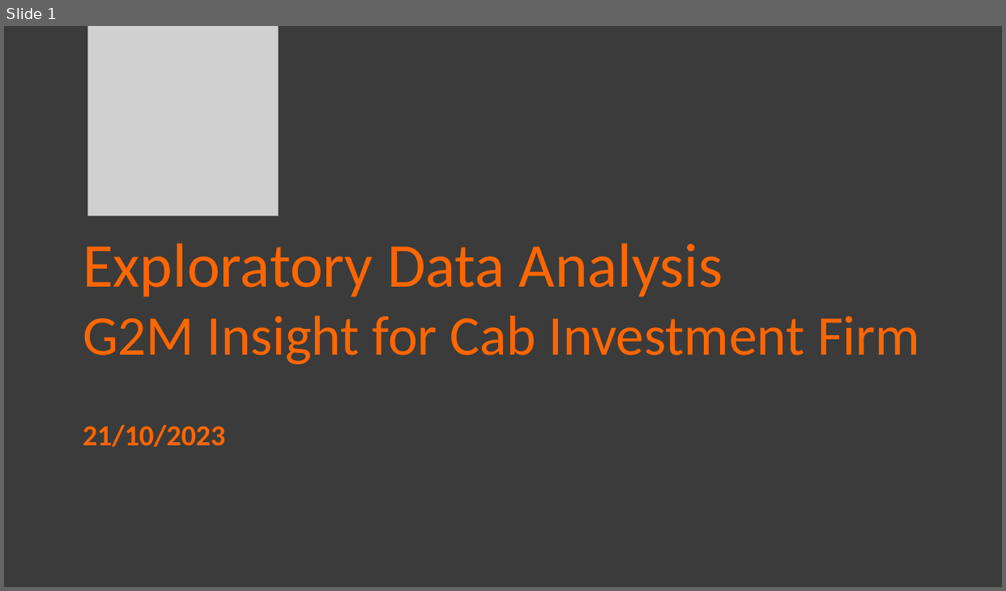
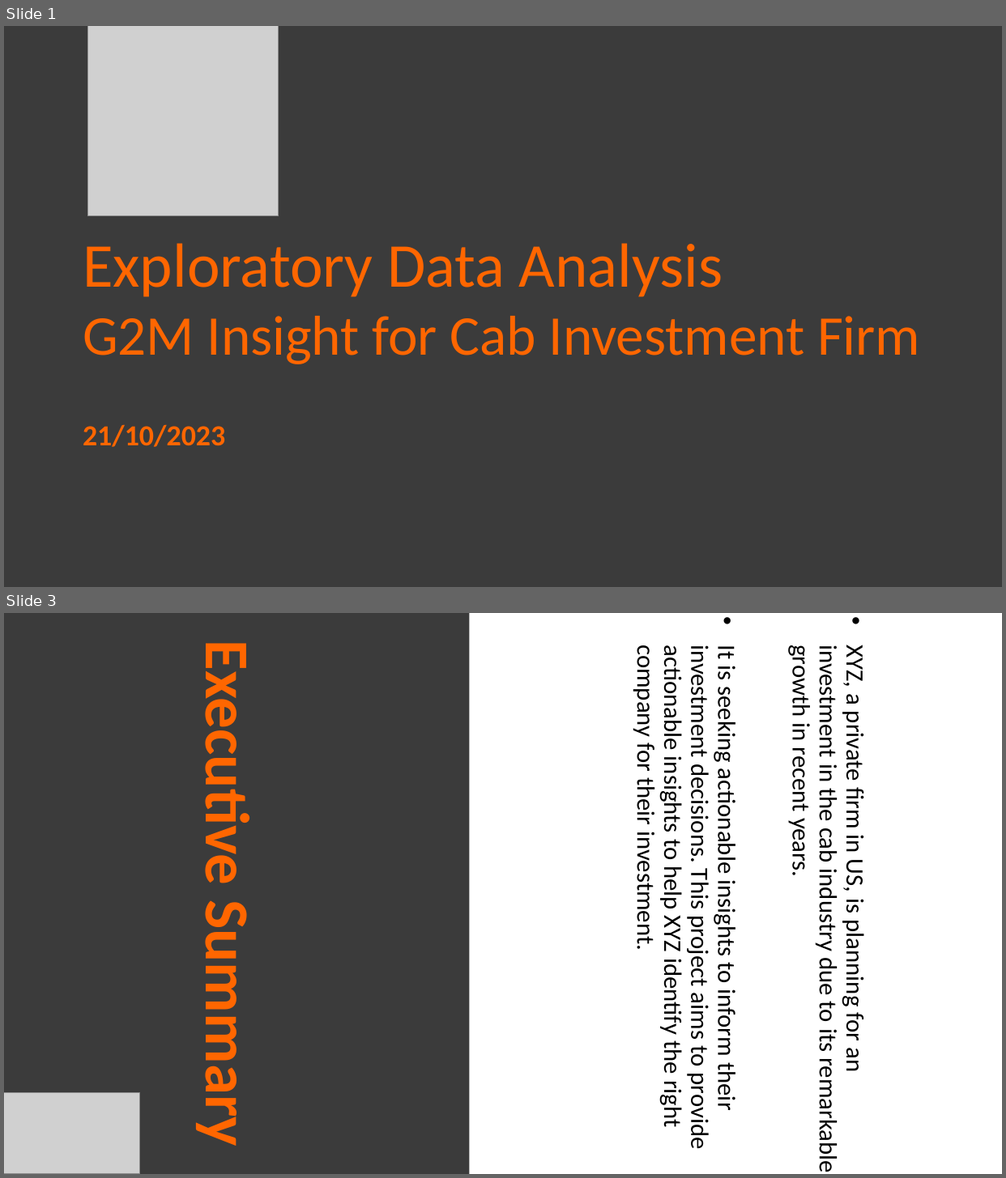
Before and after one commit to NazriJasmal/G2M-Insight-for-Cab-Investment-Firm, a slide deck: G2M Case Study.pptx. Shown one above the other, each under a label of ours: slide 1 before the commit, slides 1 and 3 after it; the slides between them are not shown. The pictures are 1006x591 and 1006x1178 pixels, drawn with LibreOffice and Linux fonts; fonts in the diff are those of the drawing; grey boxes stand for pictures. Boxes give left, top, right and bottom in pixels: in the first picture for what was removed or moved away, otherwise in the second. Text is boxed around its words. In the diff, an @@ line names an element or a change of style, - is before the commit and + after.

```diff
--- a/G2M Case Study.pptx
+++ b/G2M Case Study.pptx
@@ slide 3 added at (4,613,1002,1174), background #FFFFFF @@
@@ title added at (4,613,469,1174), fill #3B3B3B, 60 pt, text #FF6600, bold @@
+Executive Summary
@@ subtitle added at (630,646,871,1170), 24 pt, text #000000 @@
+• XYZ, a private firm in US, is planning for an investment in the cab industry due to its remarkable growth in recent years.
+• It is seeking actionable insights to inform their investment decisions. This project aims to provide actionable insights to help XYZ identify the right company for their investment.
@@ picture added at (4,1093,139,1174) @@
```
Also in this commit, not shown: 2 slides changed, 13 other slides added, 3 slides removed.
